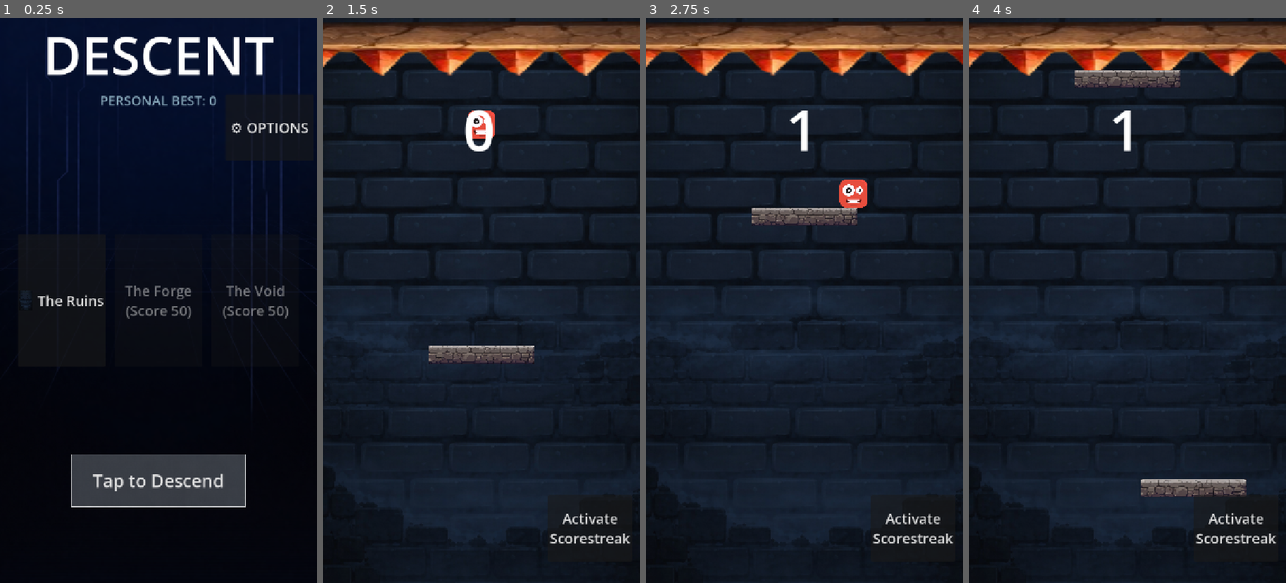
Above: before the commit, frames 1-4 (left to right).
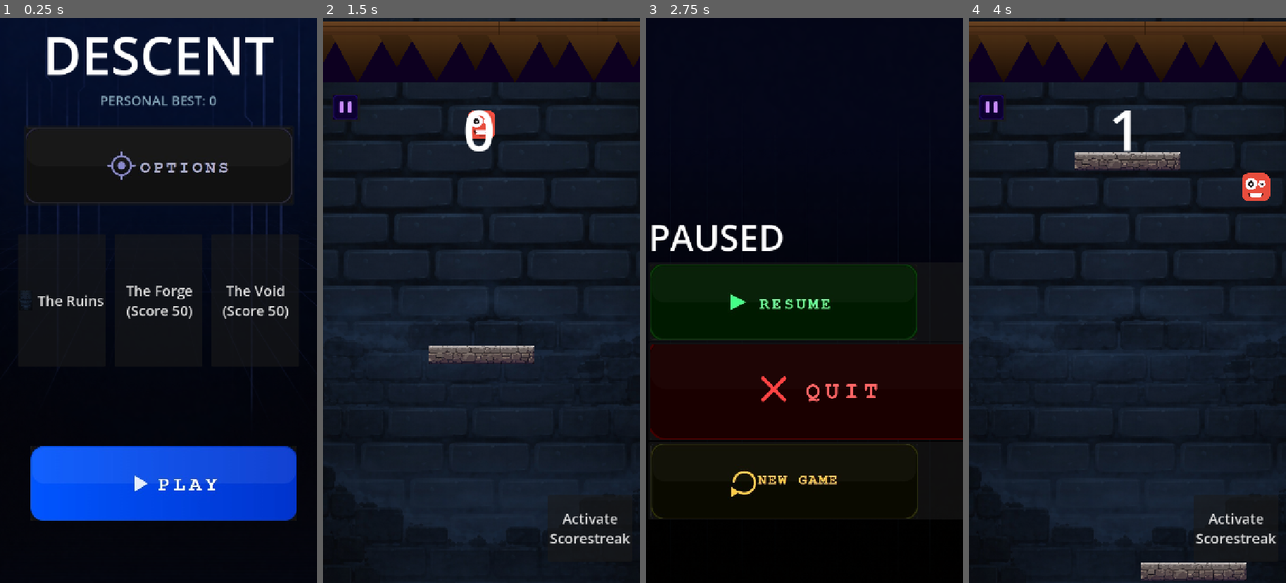
Above: after the commit, the same moments.

Repository: 3Azure-dev/Descent-Platformer
Game: Godot game, scene res://Scenes and Scripts/Scenes/main_menu.tscn
The game is run twice, just before and just after one commit, with the same random seed, the same clock (stepped at 60 frames per second) and the same inputs. Sound files missing from this copy of the repository are replaced by a short silence.
Inputs (mouse positions are in pixels of both pictures, inside the frame that each line leads up to; where the layout moved, square brackets give the same spot in the first picture):
- Up to frame 1 (0.25 s): no input
- Up to frame 2 (1.5 s): click "The Ruins" at 0.5 s; click (487, 481) [481, 481] at 1.25 s
- Up to frame 3 (2.75 s): click (668, 108) at 2.02 s
- Up to frame 4 (4 s): click (1149, 300) at 2.77 s; move the mouse to (1197, 272) at 3.52 s; hold Right (ui_right) from 3.53 s (still down); click (1197, 272) at 3.67 s

The runs differ from the first frame. In frame 1, 14% of the frame differs, in the area x 8-98%, y 13-89%; in frame 2, 9.0%; in frame 3, 73%, in the area x 0-100%, y 0-100%; in frame 4, 12%.
Error before the commit: Invalid assignment of property or key 'selected' with value of type 'int' on a base object of type 'null instance'. (res://Scenes)

Commit message:
Alpha 0.5.1
Changelogs:
Additions:
Pause Menu with quit to menu, new run and resume
The ability for the game to save your best score, a single score is saved from either of the maps' runs.
Added new UI buttons, and sliders and replaced the old ones for a better look.
Added a music for the Ruins map new, and made the old music play for the main menu instead.

Changes/Fixes:
Unlocked all the maps which were earlier locked, for debug purposes for early players and developers
Changed the texture for the ceiling spikes for every map, making them more theme specific.
Fixed the music equalisation for all the music such that at a same volume level, all the music is equally loud now

Diff:
--- a/Scenes and Scripts/Scenes/Level1.tscn
+++ b/Scenes and Scripts/Scenes/Level1.tscn
@@ -7,8 +7,10 @@
 [ext_resource type="Texture2D" uid="uid://bof3ulvnq2ev2" path="res://Assets/Level 1/Background.png" id="5_f412u"]
 [ext_resource type="PackedScene" uid="uid://db0ox74tn4fxm" path="res://Scenes and Scripts/Scenes/guide_ramp.tscn" id="5_yhbs5"]
 [ext_resource type="PackedScene" uid="uid://ch064k7fer6hm" path="res://Scenes and Scripts/Scenes/player.tscn" id="6_yb8je"]
-[ext_resource type="Texture2D" uid="uid://irawwjepkc7f" path="res://Assets/Game UI/Ceiling_Spike.png" id="7_wkh4p"]
-[ext_resource type="AudioStream" uid="uid://bnlp52d5t588n" path="res://Assets/Sounds/BG Music.mp3" id="8_86gk8"]
+[ext_resource type="Texture2D" uid="uid://bjpaymu00bwkx" path="res://Assets/Game UI/level1-spike.png" id="7_wkh4p"]
+[ext_resource type="Texture2D" uid="uid://b122x67n60xen" path="res://Assets/Game UI/Puase.jpeg" id="7_yb8je"]
+[ext_resource type="AudioStream" uid="uid://cpf8dwxm4ubus" path="res://Assets/Sounds/TheRuins.mp3" id="9_wkh4p"]
+[ext_resource type="PackedScene" uid="uid://comrdxhxo5fdm" path="res://pause_menu.tscn" id="11_5x3qc"]
 
 [sub_resource type="RectangleShape2D" id="RectangleShape2D_505pi"]
 size = Vector2(720, 50)
@@ -64,15 +66,21 @@
 text = "Activate
 Scorestreak"
 
+[node name="PauseButton" type="Button" parent="CanvasLayer" unique_id=1632449796]
+offset_left = 19.0
+offset_top = 171.0
+offset_right = 84.0
+offset_bottom = 235.0
+icon = ExtResource("7_yb8je")
+
 [node name="CeilingZone" type="Area2D" parent="." unique_id=165205849]
 position = Vector2(357, -2)
 scale = Vector2(1.44, 1)
 
 [node name="Sprite2D" type="Sprite2D" parent="CeilingZone" unique_id=1013979583]
-position = Vector2(0, 71)
-scale = Vector2(3.5200024, 2.0000005)
+position = Vector2(3.1249886, 78.50002)
+scale = Vector2(0.28802234, 0.27579355)
 texture = ExtResource("7_wkh4p")
-flip_v = true
 
 [node name="CollisionShape2D" type="CollisionShape2D" parent="CeilingZone" unique_id=741381028]
 position = Vector2(0, 64)
@@ -91,7 +99,11 @@
 position = Vector2(360, 200)
 
 [node name="BGM" type="AudioStreamPlayer2D" parent="." unique_id=1535482281]
-stream = ExtResource("8_86gk8")
+stream = ExtResource("9_wkh4p")
 autoplay = true
 
+[node name="PauseMenu" parent="." unique_id=1437002200 instance=ExtResource("11_5x3qc")]
+visible = false
+
 [connection signal="pressed" from="CanvasLayer/AbilityButton" to="." method="_on_ability_button_pressed"]
+[connection signal="pressed" from="CanvasLayer/PauseButton" to="." method="_on_pause_button_pressed"]
--- a/Scenes and Scripts/Scenes/Level2.tscn
+++ b/Scenes and Scripts/Scenes/Level2.tscn
@@ -7,8 +7,10 @@
 [ext_resource type="PackedScene" uid="uid://db0ox74tn4fxm" path="res://Scenes and Scripts/Scenes/guide_ramp.tscn" id="5_28pci"]
 [ext_resource type="Texture2D" uid="uid://x8hf83oatu7v" path="res://Assets/Level 2/Background.png" id="5_75ny0"]
 [ext_resource type="PackedScene" uid="uid://ch064k7fer6hm" path="res://Scenes and Scripts/Scenes/player.tscn" id="6_k6gi3"]
-[ext_resource type="Texture2D" uid="uid://irawwjepkc7f" path="res://Assets/Game UI/Ceiling_Spike.png" id="7_ynebs"]
+[ext_resource type="Texture2D" uid="uid://b122x67n60xen" path="res://Assets/Game UI/Puase.jpeg" id="7_k6gi3"]
 [ext_resource type="AudioStream" uid="uid://draqld8kso8wp" path="res://Assets/Sounds/TheForge.mp3" id="8_vqlr4"]
+[ext_resource type="Texture2D" uid="uid://dq4hrnbgsnkdn" path="res://Assets/Game UI/Level2-spike.png" id="9_ynebs"]
+[ext_resource type="PackedScene" uid="uid://comrdxhxo5fdm" path="res://pause_menu.tscn" id="11_q0uao"]
 
 [sub_resource type="RectangleShape2D" id="RectangleShape2D_ynebs"]
 size = Vector2(720, 50)
@@ -67,11 +69,19 @@
 text = "Activate
 Scorestreak"
 
+[node name="PauseButton" type="Button" parent="CanvasLayer" unique_id=823836373]
+offset_left = 24.0
+offset_top = 162.0
+offset_right = 89.0
+offset_bottom = 226.0
+icon = ExtResource("7_k6gi3")
+
 [node name="Player" parent="." unique_id=51943560 instance=ExtResource("6_k6gi3")]
 position = Vector2(360, 200)
 
 [node name="BGM" type="AudioStreamPlayer2D" parent="." unique_id=204936278]
 stream = ExtResource("8_vqlr4")
+volume_db = 12.0
 autoplay = true
 
 [node name="CeilingZone" type="Area2D" parent="." unique_id=2081459996]
@@ -79,10 +89,9 @@
 scale = Vector2(1.44, 1)
 
 [node name="Sprite2D" type="Sprite2D" parent="CeilingZone" unique_id=810217060]
-position = Vector2(0, 71)
-scale = Vector2(3.5200024, 2.0000005)
-texture = ExtResource("7_ynebs")
-flip_v = true
+position = Vector2(3.1249666, 82.25001)
+scale = Vector2(0.28746247, 0.32504973)
+texture = ExtResource("9_ynebs")
 
 [node name="CollisionShape2D" type="CollisionShape2D" parent="CeilingZone" unique_id=2676808]
 position = Vector2(0, 64)
@@ -96,3 +105,8 @@
 [node name="CollisionShape2D" type="CollisionShape2D" parent="VoidZone" unique_id=1527540126]
 position = Vector2(-1, 54)
 shape = SubResource("RectangleShape2D_avpl0")
+
+[node name="PauseMenu" parent="." unique_id=1437002200 instance=ExtResource("11_q0uao")]
+visible = false
+
+[connection signal="pressed" from="CanvasLayer/PauseButton" to="." method="_on_pause_button_pressed"]
--- a/Scenes and Scripts/Scenes/Level3.tscn
+++ b/Scenes and Scripts/Scenes/Level3.tscn
@@ -7,8 +7,10 @@
 [ext_resource type="PackedScene" uid="uid://u3csykmwkq1w" path="res://Scenes and Scripts/Scenes/platform_speed.tscn" id="4_w0l2j"]
 [ext_resource type="PackedScene" uid="uid://db0ox74tn4fxm" path="res://Scenes and Scripts/Scenes/guide_ramp.tscn" id="5_v2ik3"]
 [ext_resource type="PackedScene" uid="uid://ch064k7fer6hm" path="res://Scenes and Scripts/Scenes/player.tscn" id="6_hxpjs"]
-[ext_resource type="Texture2D" uid="uid://irawwjepkc7f" path="res://Assets/Game UI/Ceiling_Spike.png" id="7_nkuq6"]
+[ext_resource type="Texture2D" uid="uid://b122x67n60xen" path="res://Assets/Game UI/Puase.jpeg" id="7_hxpjs"]
 [ext_resource type="AudioStream" uid="uid://0o1i8cdvpss4" path="res://Assets/Sounds/TheVoid.mp3" id="8_w0l2j"]
+[ext_resource type="Texture2D" uid="uid://bc4v1unxfkrxe" path="res://Assets/Game UI/Level3-spike.png" id="9_nkuq6"]
+[ext_resource type="PackedScene" uid="uid://comrdxhxo5fdm" path="res://pause_menu.tscn" id="11_shair"]
 
 [sub_resource type="RectangleShape2D" id="RectangleShape2D_nkuq6"]
 size = Vector2(720, 50)
@@ -67,11 +69,19 @@
 text = "Activate
 Scorestreak"
 
+[node name="PauseButton" type="Button" parent="CanvasLayer" unique_id=271740735]
+offset_left = 14.0
+offset_top = 138.0
+offset_right = 79.0
+offset_bottom = 202.0
+icon = ExtResource("7_hxpjs")
+
 [node name="Player" parent="." unique_id=51943560 instance=ExtResource("6_hxpjs")]
 position = Vector2(360, 200)
 
 [node name="BGM" type="AudioStreamPlayer2D" parent="." unique_id=1594989565]
 stream = ExtResource("8_w0l2j")
+volume_db = -8.0
 autoplay = true
 
 [node name="CeilingZone" type="Area2D" parent="." unique_id=2024984385]
@@ -79,9 +89,9 @@
 scale = Vector2(1.44, 1)
 
 [node name="Sprite2D" type="Sprite2D" parent="CeilingZone" unique_id=429617663]
-position = Vector2(0, 71)
-scale = Vector2(3.5200024, 2.0000005)
-texture = ExtResource("7_nkuq6")
+position = Vector2(3.1250014, 74.74999)
+scale = Vector2(0.31877664, 1.0241381)
+texture = ExtResource("9_nkuq6")
 flip_v = true
 
 [node name="CollisionShape2D" type="CollisionShape2D" parent="CeilingZone" unique_id=1126646373]
@@ -96,3 +106,8 @@
 [node name="CollisionShape2D" type="CollisionShape2D" parent="VoidZone" unique_id=959914822]
 position = Vector2(-1, 54)
 shape = SubResource("RectangleShape2D_xholq")
+
+[node name="PauseMenu" parent="." unique_id=1437002200 instance=ExtResource("11_shair")]
+visible = false
+
+[connection signal="pressed" from="CanvasLayer/PauseButton" to="." method="_on_pause_button_pressed"]
--- a/Scenes and Scripts/Scenes/main_menu.tscn
+++ b/Scenes and Scripts/Scenes/main_menu.tscn
@@ -4,15 +4,26 @@
 [ext_resource type="Texture2D" uid="uid://csu1ayo0pilcv" path="res://Assets/UI Backgrounds/Main_Mneu.png" id="2_oye4a"]
 [ext_resource type="Texture2D" uid="uid://bof3ulvnq2ev2" path="res://Assets/Level 1/Background.png" id="3_5v171"]
 [ext_resource type="Texture2D" uid="uid://bx0tg12vkrb13" path="res://Assets/UI Backgrounds/Options_Menu.png" id="3_iaqby"]
-[ext_resource type="Texture2D" uid="uid://d2juhmcd3ssn" path="res://Assets/UI/Play .png" id="3_shi8o"]
-[ext_resource type="Texture2D" uid="uid://chihetx8q6ebu" path="res://Assets/UI/Grabber.png" id="5_5v171"]
+[ext_resource type="Texture2D" uid="uid://cvq0fbjx28pbr" path="res://Assets/UI/Play-button.jpeg" id="4_5853w"]
+[ext_resource type="Texture2D" uid="uid://cim0atw5n2wlk" path="res://Assets/UI/Options-button.jpeg" id="6_0cblg"]
+[ext_resource type="Texture2D" uid="uid://b5wtwm6rmk8hl" path="res://Assets/UI/grabbers-mainvol.jpeg" id="6_88pqs"]
 [ext_resource type="Texture2D" uid="uid://tobb634tfxsk" path="res://Assets/UI/Down.png" id="6_epj3g"]
+[ext_resource type="Texture2D" uid="uid://cmy5xf7q1ye5n" path="res://Assets/UI/Sliders-mainvol.jpeg" id="7_5vuat"]
+[ext_resource type="Texture2D" uid="uid://dyvfa75solcw1" path="res://Assets/UI/grabbers-touchsens.jpeg" id="8_5853w"]
+[ext_resource type="Texture2D" uid="uid://c2y62jrqio3od" path="res://Assets/UI/Sliders-touchsens.jpeg" id="9_0cblg"]
+[ext_resource type="AudioStream" uid="uid://bnlp52d5t588n" path="res://Assets/Sounds/BG Music.mp3" id="13_0cblg"]
+
+[sub_resource type="CompressedTexture2D" id="CompressedTexture2D_5853w"]
 
 [sub_resource type="StyleBoxTexture" id="StyleBoxTexture_1nwp2"]
-texture = ExtResource("3_shi8o")
+
+[sub_resource type="StyleBoxTexture" id="StyleBoxTexture_rd07r"]
+texture = ExtResource("7_5vuat")
+
+[sub_resource type="StyleBoxTexture" id="StyleBoxTexture_rrbuv"]
+texture = ExtResource("9_0cblg")
 
 [sub_resource type="StyleBoxTexture" id="StyleBoxTexture_shi8o"]
-texture = ExtResource("3_shi8o")
 
 [node name="Main_Menu" type="Control" unique_id=1418842744]
 layout_mode = 3
@@ -79,49 +90,46 @@
 custom_minimum_size = Vector2(200, 300)
 layout_mode = 2
 theme_override_font_sizes/font_size = 32
-disabled = true
 text = "The Forge
 (Score 50)"
+icon = SubResource("CompressedTexture2D_5853w")
 
 [node name="VoidButton" type="Button" parent="MapSelector" unique_id=222324385]
 custom_minimum_size = Vector2(200, 300)
 layout_mode = 2
 theme_override_font_sizes/font_size = 32
-disabled = true
 text = "The Void
 (Score 50)"
 
 [node name="Play" type="Button" parent="." unique_id=666444528]
-custom_minimum_size = Vector2(400, 120)
 layout_mode = 1
 anchors_preset = 7
 anchor_left = 0.5
 anchor_top = 1.0
 anchor_right = 0.5
 anchor_bottom = 1.0
-offset_left = -4.0
-offset_top = -180.0
-offset_right = 4.0
-offset_bottom = -172.0
+offset_left = -290.0
+offset_top = -310.0
+offset_right = 315.0
+offset_bottom = -141.0
 grow_horizontal = 2
 grow_vertical = 0
 theme_override_font_sizes/font_size = 40
 theme_override_styles/normal = SubResource("StyleBoxTexture_1nwp2")
-text = "Tap to Descend"
+icon = ExtResource("4_5853w")
 
 [node name="OptionsButton" type="Button" parent="." unique_id=1337568300]
-custom_minimum_size = Vector2(200, 150)
 layout_mode = 1
 anchors_preset = 1
 anchor_left = 1.0
 anchor_right = 1.0
-offset_left = -208.0
-offset_top = 173.0
-offset_right = -7.0
-offset_bottom = 323.0
+offset_left = -666.0
+offset_top = 244.0
+offset_right = -52.0
+offset_bottom = 424.0
 grow_horizontal = 0
 theme_override_font_sizes/font_size = 32
-text = "⚙ OPTIONS"
+icon = ExtResource("6_0cblg")
 
 [node name="OptionsOverlay" type="CanvasLayer" parent="." unique_id=1620716243]
 visible = false
@@ -173,7 +181,8 @@
 offset_top = 88.0
 offset_right = 559.0
 offset_bottom = 288.0
-theme_override_icons/grabber = ExtResource("5_5v171")
+theme_override_icons/grabber = ExtResource("6_88pqs")
+theme_override_styles/grabber_area = SubResource("StyleBoxTexture_rd07r")
 max_value = 1.0
 step = 0.1
 value = 1.0
@@ -194,7 +203,8 @@
 offset_top = 82.0
 offset_right = 670.0
 offset_bottom = 282.0
-theme_override_icons/grabber = ExtResource("5_5v171")
+theme_override_icons/grabber = ExtResource("8_5853w")
+theme_override_styles/grabber_area = SubResource("StyleBoxTexture_rrbuv")
 min_value = 0.5
 max_value = 2.0
 step = 0.1
@@ -260,6 +270,10 @@
 theme_override_styles/normal = SubResource("StyleBoxTexture_shi8o")
 text = "CLOSE & SAVE"
 
+[node name="BGM" type="AudioStreamPlayer2D" parent="." unique_id=2073912531]
+stream = ExtResource("13_0cblg")
+autoplay = true
+
 [connection signal="pressed" from="MapSelector/RuinsButton" to="." method="_on_ruins_button_pressed"]
 [connection signal="pressed" from="MapSelector/ForgeButton" to="." method="_on_forge_button_pressed"]
 [connection signal="pressed" from="MapSelector/VoidButton" to="." method="_on_void_button_pressed"]
--- a/Scenes and Scripts/Scripts/level_1.gd
+++ b/Scenes and Scripts/Scripts/level_1.gd
@@ -193,3 +193,7 @@
 
 		# Update the UI score
 		$CanvasLayer/ScoreLabel.text = str(score)
+
+
+func _on_pause_button_pressed() -> void:
+	$PauseMenu.toggle_pause()
--- a/Scenes and Scripts/Scripts/level_2.gd
+++ b/Scenes and Scripts/Scripts/level_2.gd
@@ -158,3 +158,7 @@
 
 		# Update the UI score
 		$CanvasLayer/ScoreLabel.text = str(score)
+
+
+func _on_pause_button_pressed() -> void:
+	$PauseMenu.toggle_pause()
--- a/Scenes and Scripts/Scripts/level_3.gd
+++ b/Scenes and Scripts/Scripts/level_3.gd
@@ -159,3 +159,7 @@
 
 		# Update the UI score
 		$CanvasLayer/ScoreLabel.text = str(score)
+
+
+func _on_pause_button_pressed() -> void:
+	$PauseMenu.toggle_pause()
--- a/Scenes and Scripts/Scripts/main_menu.gd
+++ b/Scenes and Scripts/Scripts/main_menu.gd
@@ -15,9 +15,12 @@
 	$OptionsOverlay/TextureRect/VBoxContainer/OverViewVolume/VolumeSlider.value = Global.volume
 	$OptionsOverlay/TextureRect/VBoxContainer/OverViewSensetivity/SesetivitySlider.value = Global.touch_sensitivity
 	$OptionsOverlay/TextureRect/VBoxContainer/OverViewSensetivity/OverViewAbility/OptionButton.selected = Global.selected_ability - 1 # Arrays start at 0!
-	vbox.get_node("TriggerDropdown").selected = Global.trigger_mode
+	$OptionsOverlay/TextureRect/AbilityTrigger/TriggerDropdown.selected = Global.trigger_mode
 
-	# World Unlocks... (keep your existing unlock code here)
+		# THE FIX: Force the buttons to connect to the script automatically!
+	$MapSelector/RuinsButton.pressed.connect(_on_btn_world_1_pressed)
+	$MapSelector/ForgeButton.pressed.connect(_on_btn_world_2_pressed)
+	$MapSelector/VoidButton.pressed.connect(_on_btn_world_3_pressed)
 
 # --- PLAY & WORLD SELECT ---
 func _on_play_pressed():
@@ -35,11 +38,13 @@
 	$OptionsOverlay.visible = true # Show menu
 
 func _on_close_button_pressed():
-	$OptionsOverlay.visible = false # Hide menu
+	$OptionsOverlay.visible = false
+	Global.save_data() # Hide menu
 
 # Triggered when Volume HSlider is dragged
 func _on_volume_slider_value_changed(value):
 	Global.volume = value
+	Global.apply_volume()
 	# Later we will tie this to the actual AudioServer!
 
 # Triggered when Sensitivity HSlider is dragged
@@ -53,3 +58,15 @@
 
 func _on_trigger_dropdown_item_selected(index):
 	Global.trigger_mode = index
+
+func _on_btn_world_1_pressed():
+	selected_world = 1
+	$MapSelector/RuinsButton.text = "PLAY: THE RUINS"
+
+func _on_btn_world_2_pressed():
+	selected_world = 2
+	$MapSelector/ForgeButton.text = "PLAY: THE FORGE"
+
+func _on_btn_world_3_pressed():
+	selected_world = 3
+	$MapSelector/VoidButton.text = "PLAY: THE VOID"
--- /dev/null
+++ b/Scenes and Scripts/Scripts/pause_menu.gd
@@ -0,0 +1,29 @@
+extends CanvasLayer
+
+func _ready():
+	visible = false # Hide it when the level starts
+
+func toggle_pause():
+	get_tree().paused = !get_tree().paused
+	visible = get_tree().paused
+
+func _on_resume_button_pressed():
+	toggle_pause()
+
+func _on_quit_button_pressed():
+	# VERY IMPORTANT: Unpause the game engine before leaving the level!
+	get_tree().paused = false
+	get_tree().change_scene_to_file("res://Scenes and Scripts/Scenes/main_menu.tscn")
+
+
+func _on_pause_button_pressed() -> void:
+	pass # Replace with function body.
+
+
+func _on_restart_button_pressed() -> void:
+
+	# 1. Unpause the game engine BEFORE loading!
+	get_tree().paused = false
+
+	# 2. Instantly restart the exact level you are currently playing
+	get_tree().reload_current_scene()
--- a/Scenes and Scripts/Scripts/player.gd
+++ b/Scenes and Scripts/Scripts/player.gd
@@ -165,4 +165,10 @@
 	visible = false
 
 	await get_tree().create_timer(0.5).timeout
+
+		# --- NEW: HIGH SCORE CHECK! ---
+	var current_level_score = get_tree().current_scene.score
+	if current_level_score > Global.high_score:
+		Global.high_score = current_level_score
+		Global.save_data() # Save it to the phone!
 	get_tree().reload_current_scene()
--- a/global.gd
+++ b/global.gd
@@ -1,11 +1,45 @@
 extends Node
 
 var high_score = 0
-
-# --- OPTIONS & SETTINGS ---
 var selected_ability = 1
 var volume = 1.0
 var touch_sensitivity = 1.0
+var trigger_mode = 2
 
-# NEW: 0 = Button Only, 1 = Double Tap Only, 2 = Both
-var trigger_mode = 2
+# The secure path where phones allow apps to save data
+const SAVE_PATH = "user://descent_save.dat"
+
+func _ready():
+	load_data()
+	apply_volume() # Apply saved volume right when the game opens
+
+# Call this whenever we want to save!
+func save_data():
+	var file = FileAccess.open(SAVE_PATH, FileAccess.WRITE)
+	var data = {
+		"high_score": high_score,
+		"selected_ability": selected_ability,
+		"volume": volume,
+		"touch_sensitivity": touch_sensitivity,
+		"trigger_mode": trigger_mode
+	}
+	file.store_var(data)
+	file.close()
+
+func load_data():
+	if FileAccess.file_exists(SAVE_PATH):
+		var file = FileAccess.open(SAVE_PATH, FileAccess.READ)
+		var data = file.get_var()
+		file.close()
+
+		# Load the data, with safe defaults just in case!
+		high_score = data.get("high_score", 0)
+		selected_ability = data.get("selected_ability", 1)
+		volume = data.get("volume", 1.0)
+		touch_sensitivity = data.get("touch_sensitivity", 1.0)
+		trigger_mode = data.get("trigger_mode", 2)
+
+func apply_volume():
+	# Convert our 0.0-1.0 slider value to actual audio decibels (-80db to 0db)
+	var bus_idx = AudioServer.get_bus_index("Master")
+	AudioServer.set_bus_volume_db(bus_idx, linear_to_db(volume))
--- /dev/null
+++ b/pause_menu.tscn
@@ -0,0 +1,52 @@
+[gd_scene format=3 uid="uid://comrdxhxo5fdm"]
+
+[ext_resource type="Texture2D" uid="uid://o7v60q0bt6d1" path="res://Assets/UI/Resume-button.jpeg" id="1_05uyy"]
+[ext_resource type="Script" uid="uid://bg7mrcilexqhn" path="res://Scenes and Scripts/Scripts/pause_menu.gd" id="1_p81d2"]
+[ext_resource type="Texture2D" uid="uid://doplaa6noivlw" path="res://Assets/UI Backgrounds/Puase_Menu.png" id="2_2nc7s"]
+[ext_resource type="Texture2D" uid="uid://dhir55u41gwe3" path="res://Assets/UI/Quit.png" id="2_p81d2"]
+[ext_resource type="Texture2D" uid="uid://61m5rkc1snui" path="res://Assets/UI/NewGame-button.jpeg" id="3_2nc7s"]
+
+[node name="PauseMenu" type="CanvasLayer" unique_id=1437002200]
+process_mode = 3
+script = ExtResource("1_p81d2")
+
+[node name="TextureRect" type="TextureRect" parent="." unique_id=1864613131]
+offset_right = 940.0
+offset_bottom = 1671.0
+texture = ExtResource("2_2nc7s")
+
+[node name="VBoxContainer" type="VBoxContainer" parent="TextureRect" unique_id=1860528337]
+layout_mode = 1
+anchors_preset = 8
+anchor_left = 0.5
+anchor_top = 0.5
+anchor_right = 0.5
+anchor_bottom = 0.5
+offset_left = -464.0
+offset_top = -394.5
+offset_right = 351.0
+offset_bottom = 301.5
+grow_horizontal = 2
+grow_vertical = 2
+theme_override_constants/separation = 2
+
+[node name="PauseLabel" type="Label" parent="TextureRect/VBoxContainer" unique_id=412653117]
+layout_mode = 2
+theme_override_font_sizes/font_size = 80
+text = "PAUSED"
+
+[node name="ResumeButton" type="Button" parent="TextureRect/VBoxContainer" unique_id=1613506570]
+layout_mode = 2
+icon = ExtResource("1_05uyy")
+
+[node name="QuitButton" type="Button" parent="TextureRect/VBoxContainer" unique_id=1410279150]
+layout_mode = 2
+icon = ExtResource("2_p81d2")
+
+[node name="RestartButton" type="Button" parent="TextureRect/VBoxContainer" unique_id=354897364]
+layout_mode = 2
+icon = ExtResource("3_2nc7s")
+
+[connection signal="pressed" from="TextureRect/VBoxContainer/ResumeButton" to="." method="_on_resume_button_pressed"]
+[connection signal="pressed" from="TextureRect/VBoxContainer/QuitButton" to="." method="_on_quit_button_pressed"]
+[connection signal="pressed" from="TextureRect/VBoxContainer/RestartButton" to="." method="_on_restart_button_pressed"]
Binary file added: Assets/Game UI/Level2-spike.png
Not shown, added: Assets/Game UI/Level2-spike.png.import
Binary file added: Assets/Game UI/Level3-spike.png
Not shown, added: Assets/Game UI/Level3-spike.png.import
Binary file added: Assets/Game UI/Puase.jpeg
Not shown, added: Assets/Game UI/Puase.jpeg.import
Binary file added: Assets/Game UI/level1-spike.png
Not shown, changed: Assets/Game UI/level1-spike.png.import
Not shown, added: Assets/Sounds/TheRuins.mp3.import
Binary file added: Assets/UI/ActivateScorestreak-button.jpeg
Not shown, added: Assets/UI/ActivateScorestreak-button.jpeg.import
Binary file added: Assets/UI/Credits-button.png
(and 47 more such lines)
